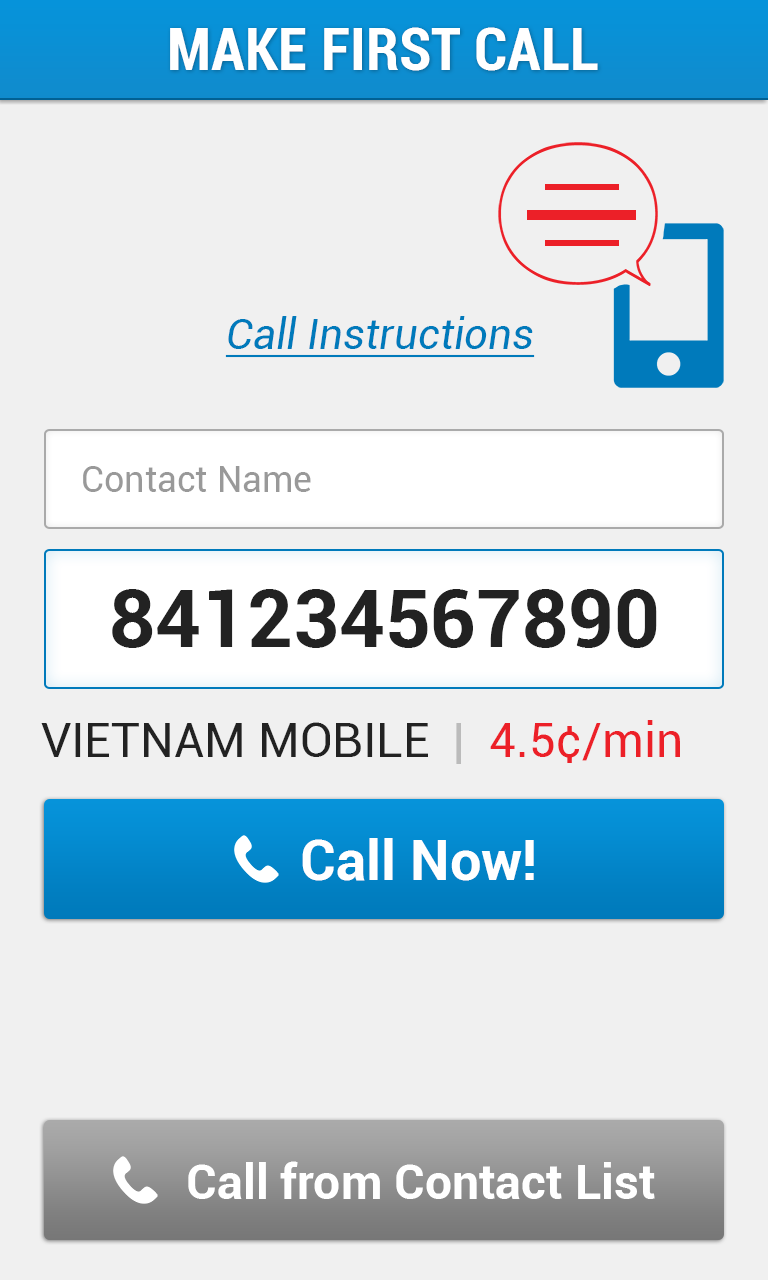
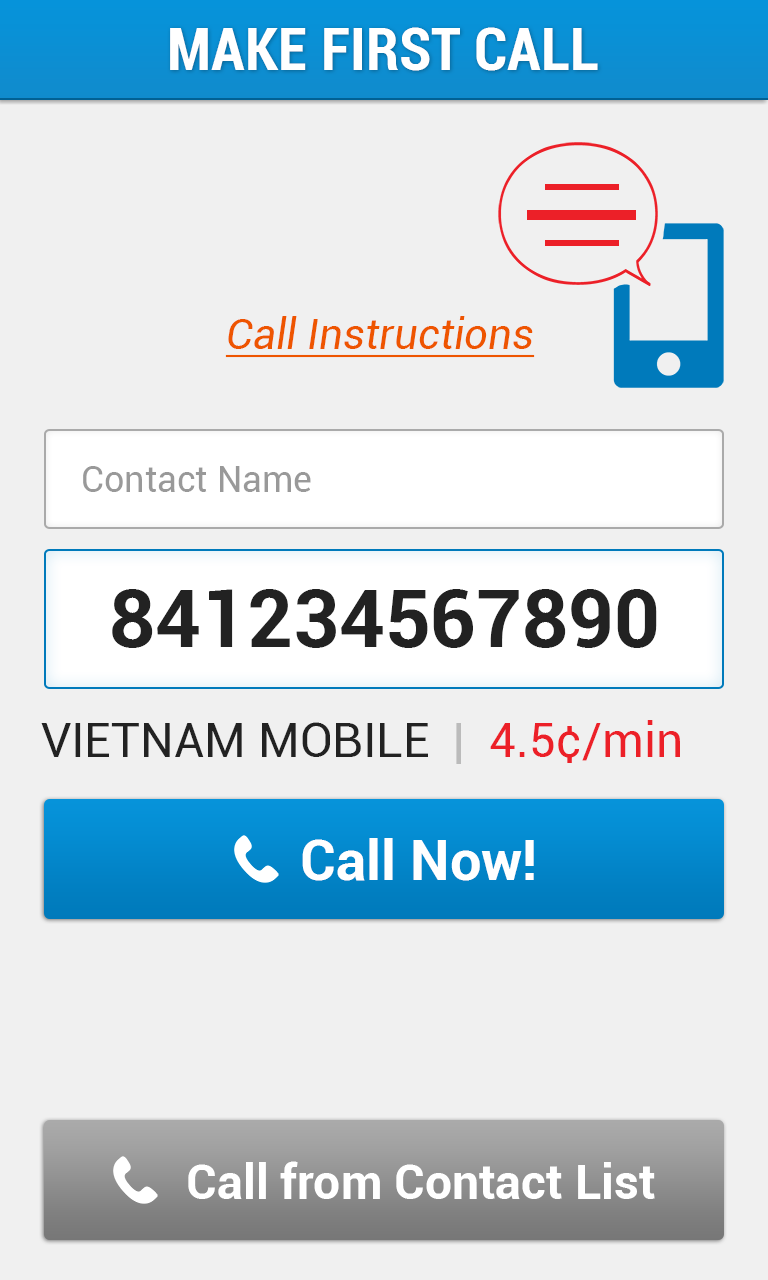
Two versions of the same layered image (768px x 1280px). Layer-by-layer changes:
painted on "Call Instructions" over [225, 316, 535, 358]
